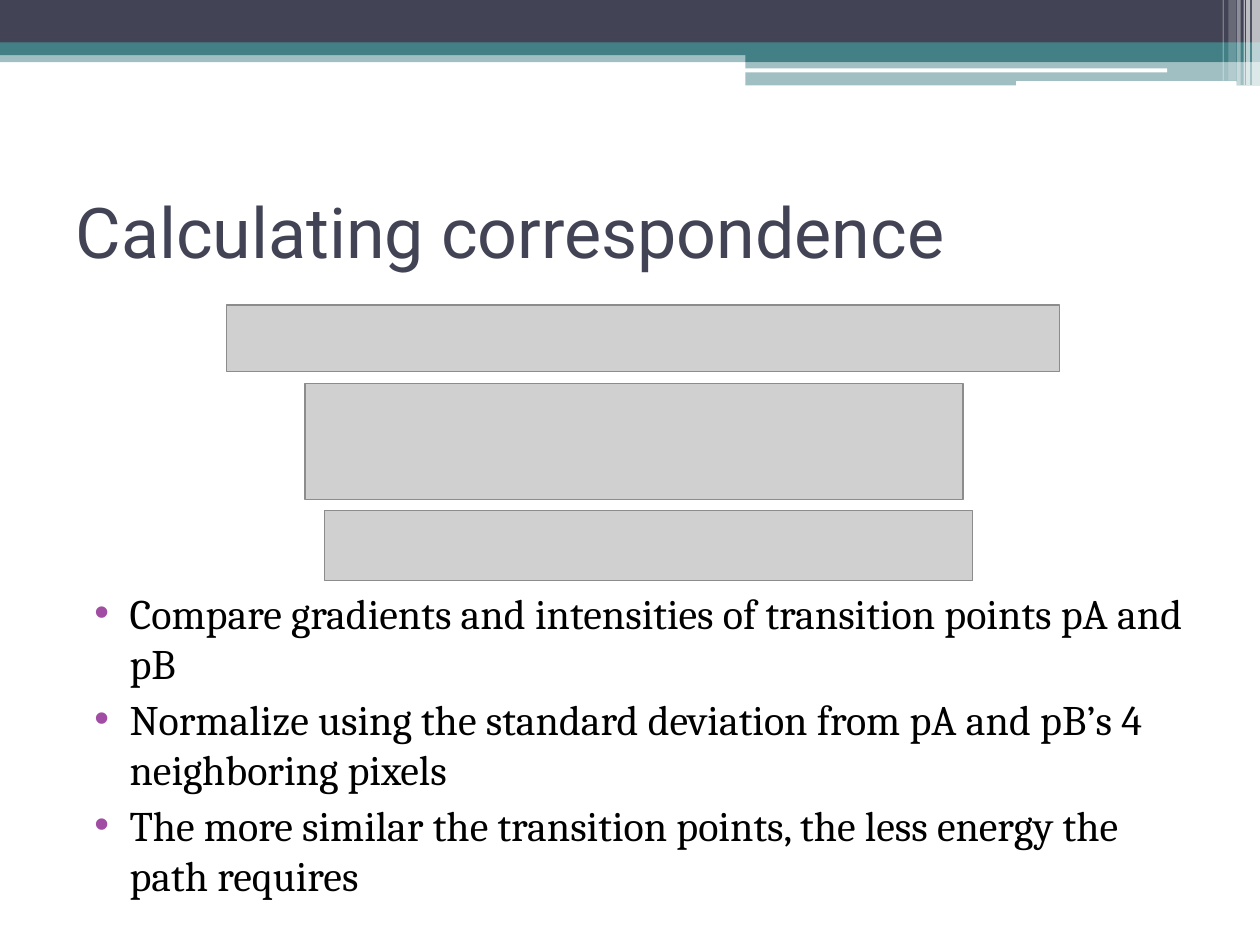
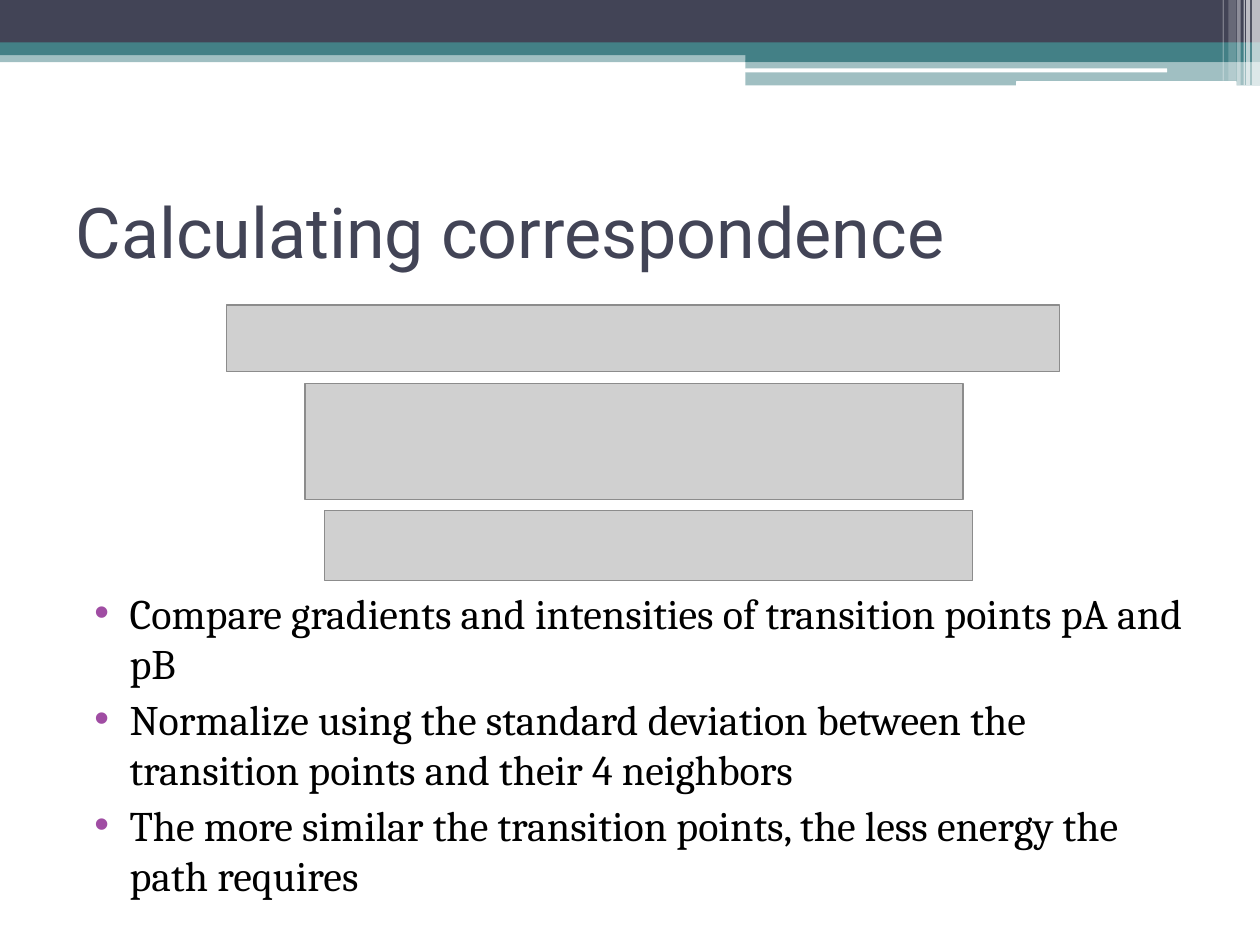
Before and after one commit to tmp0910/hmcinterpolation, a slide deck: slide 9 of FinalPresentation.ppt. Drawn at 1260x945 pixels with LibreOffice and Linux fonts; fonts in the diff are those of the drawing; grey boxes stand for pictures. Boxes give left, top, right and bottom in pixels: in the first picture for what was removed or moved away, otherwise in the second. Text is boxed around its words. In the diff, an @@ line names an element or a change of style, - is before the commit and + after.

```diff
--- a/FinalPresentation.ppt
+++ b/FinalPresentation.ppt
@@ text at (x1=130, y1=705, x2=1025, y2=795): text changed @@
-• Normalize using the standard deviation from pA and pB’s 4 neighboring pixels
+• Normalize using the standard deviation between the transition points and their 4 neighbors
```
Also in this commit, not shown: 2 other slides changed, 1 other file.
